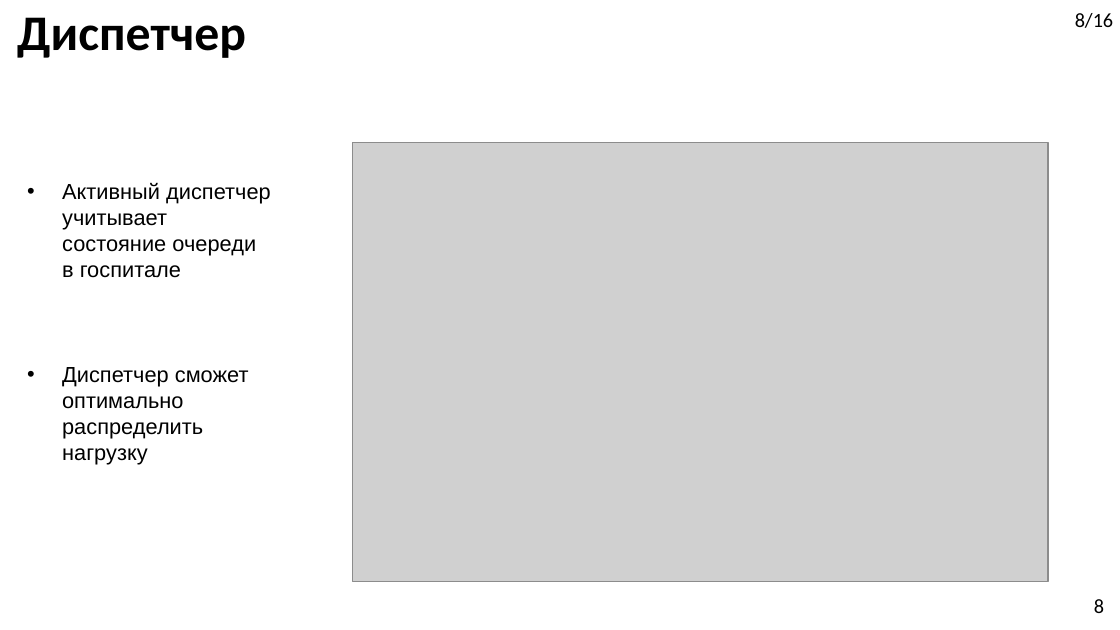
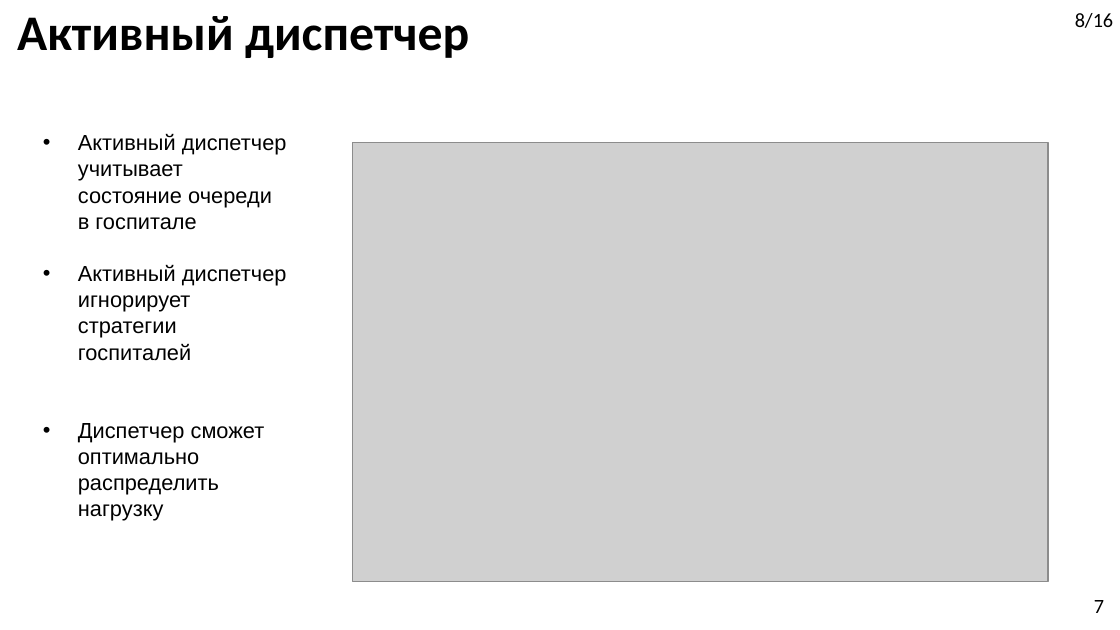
Before and after one commit to DimaStoyanov/Ambulance-Dispatching, a slide deck: slide 8 of Diplom_Presentation.pptx (slide 9 before the commit). Drawn at 1120x630 pixels with LibreOffice and Linux fonts; fonts in the diff are those of the drawing; grey boxes stand for pictures; background and template pictures are left out. Boxes give left, top, right and bottom in pixels: in the first picture for what was removed or moved away, otherwise in the second. Text is boxed around its words. In the diff, an @@ line names an element or a change of style, - is before the commit and + after.

```diff
--- a/Diplom_Presentation.pptx
+++ b/Diplom_Presentation.pptx
@@ title at bbox=[17, 16, 469, 58]: text changed @@
-Диспетчер
+Активный диспетчер
@@ text "Активный диспетчер учитывает состояние очереди ...": place and size @@
-text "Активный диспетчер учитывает состояние очереди ..." at bbox=[62, 182, 271, 465]
+text "Активный диспетчер учитывает состояние очереди ..." at bbox=[78, 133, 287, 521]
@@ text at bbox=[78, 264, 287, 361]: paragraph added @@
+• Активный диспетчер игнорирует стратегии госпиталей
@@ page number at bbox=[1094, 600, 1104, 613]: text changed @@
-8
+7
```
Also in this commit, not shown: 6 other slides changed, 6 slides added, 6 slides removed, 5 other files.
